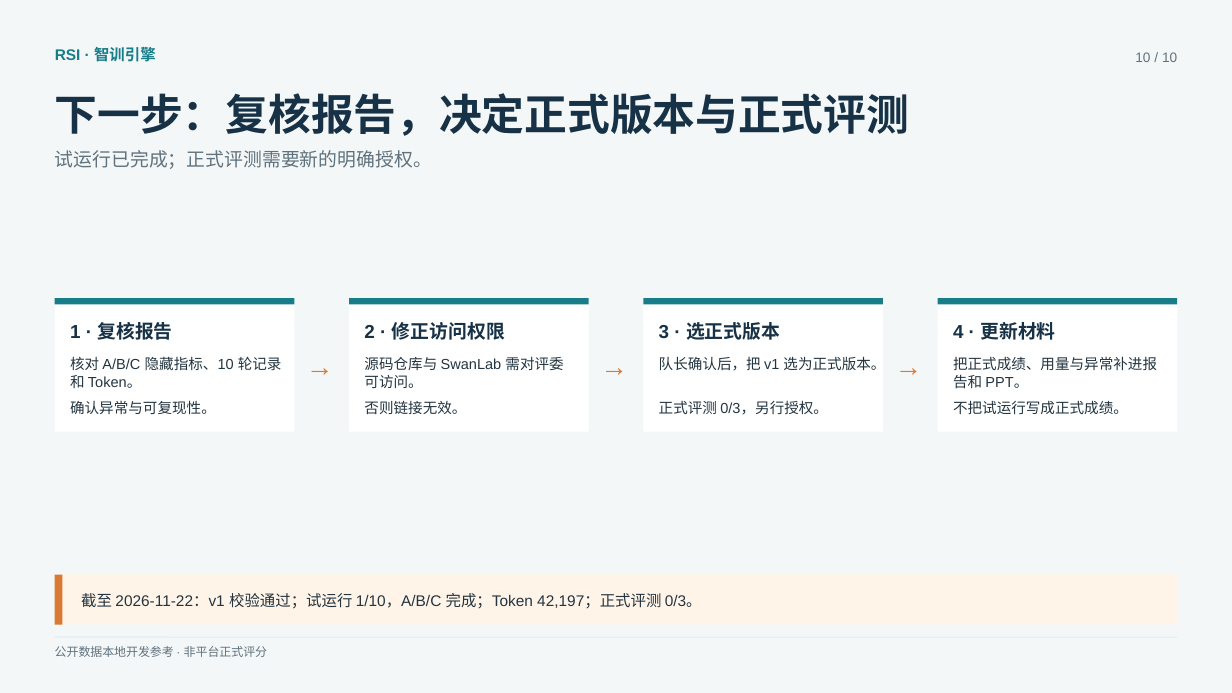
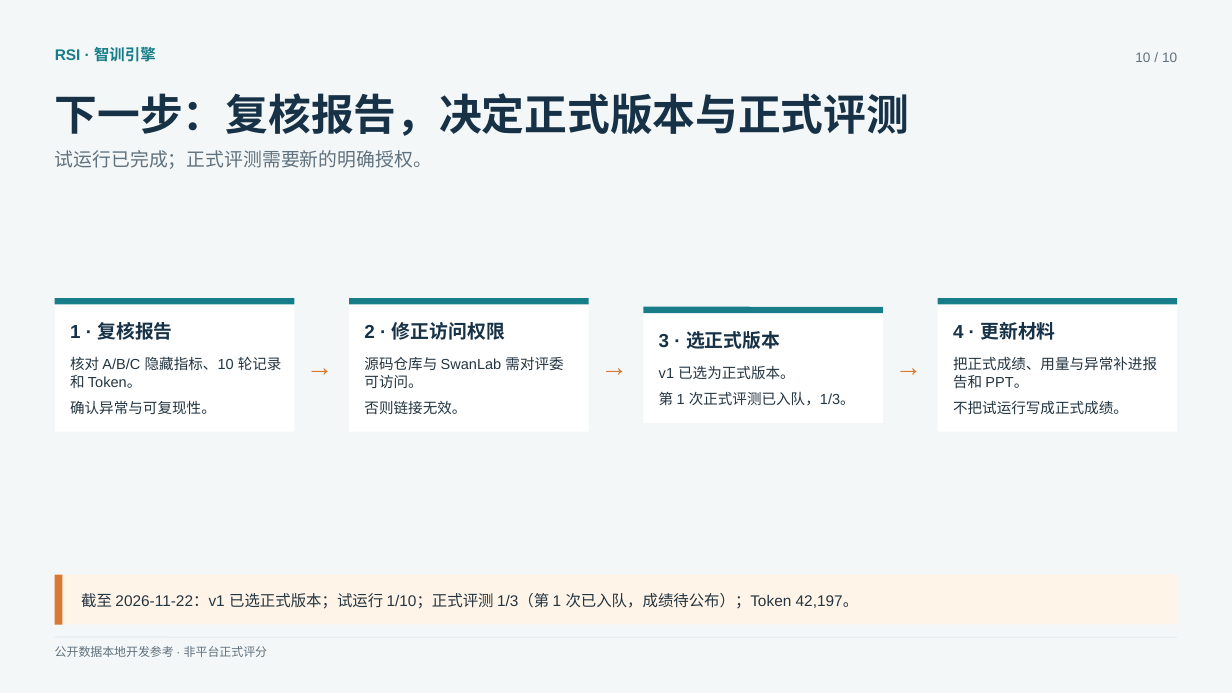
Before and after one commit to roddywise/rsi-competition-starter-kit, a slide deck: slide 10 of submission-2026-11-25/slides/智训引擎答辩.pptx. Drawn at 1232x693 pixels with LibreOffice and Linux fonts; fonts in the diff are those of the drawing. Boxes give left, top, right and bottom in pixels: in the first picture for what was removed or moved away, otherwise in the second. Text is boxed around its words. In the diff, an @@ line names an element or a change of style, - is before the commit and + after.

```diff
--- a/submission-2026-11-25/slides/智训引擎答辩.pptx
+++ b/submission-2026-11-25/slides/智训引擎答辩.pptx
@@ line moved from (643, 302) - (883, 302) to (643, 310) - (883, 310) @@
@@ rectangle: place and size @@
-rectangle at (643, 298, 882, 431)
+rectangle at (643, 307, 882, 423)
@@ text "3 · 选正式版本": place and size @@
-text "3 · 选正式版本" at (659, 322, 780, 340)
+text "3 · 选正式版本" at (659, 331, 780, 349)
@@ text at (659, 365, 795, 379): text changed @@
-队长确认后，把 v1 选为正式版本。
+v1 已选为正式版本。
@@ text at (659, 392, 855, 406): text changed @@
-正式评测 0/3，另行授权。
+第 1 次正式评测已入队，1/3。
@@ text at (81, 593, 859, 609): text changed @@
-截至 2026-11-22：v1 校验通过；试运行 1/10，A/B/C 完成；Token 42,197；正式评测 0/3。
+截至 2026-11-22：v1 已选正式版本；试运行 1/10；正式评测 1/3（第 1 次已入队，成绩待公布）；Token 42,197。
```
Also in this commit, not shown: 2 other slides changed, 12 other files.
